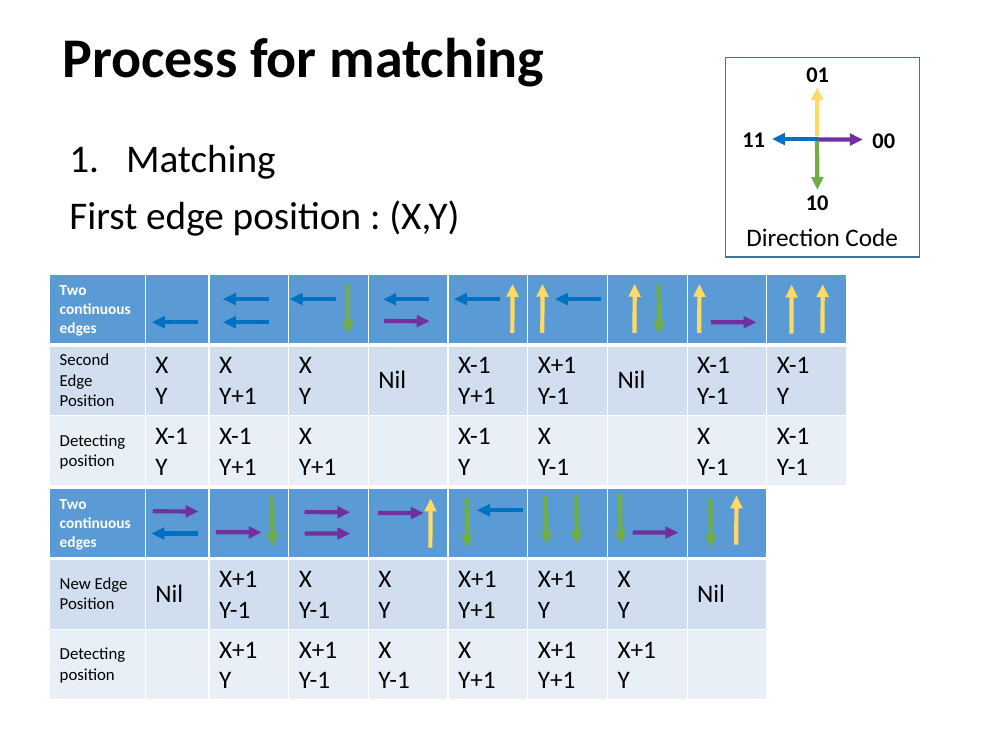
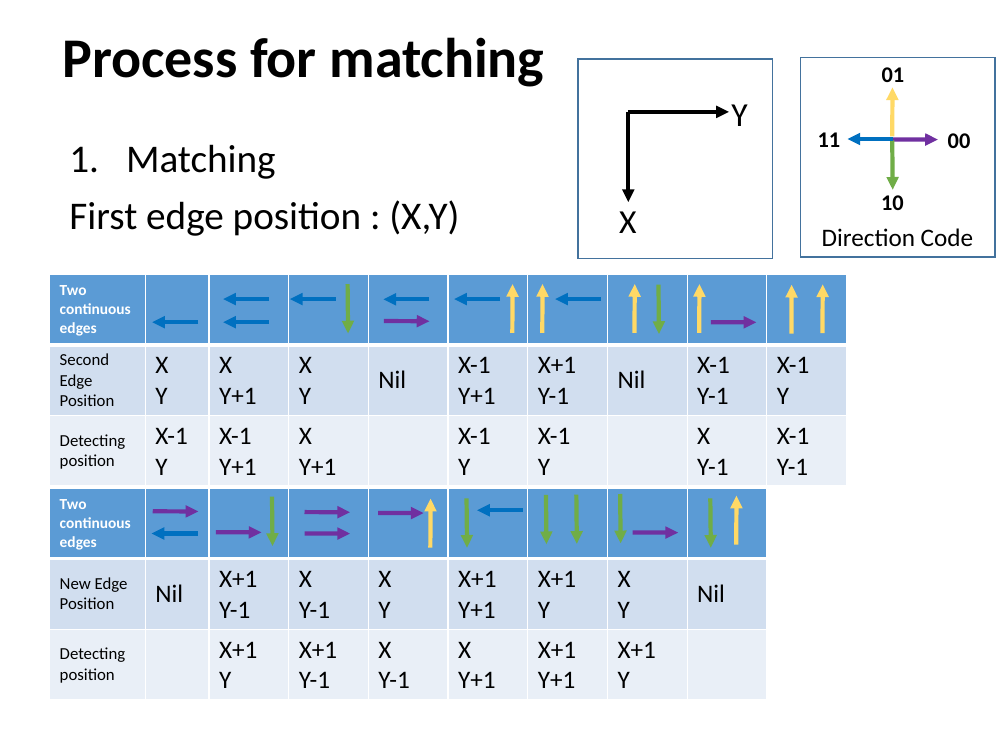
Before and after one commit to zjbthomas/Trax, a slide deck: slide 9 of Chessboard_representation.pptx (slide 8 before the commit). Drawn at 1008x756 pixels with LibreOffice and Linux fonts; fonts in the diff are those of the drawing. Boxes give left, top, right and bottom in pixels: in the first picture for what was removed or moved away, otherwise in the second. Text is boxed around its words. In the diff, an @@ line names an element or a change of style, - is before the commit and + after.

```diff
--- a/Chessboard_representation.pptx
+++ b/Chessboard_representation.pptx
@@ group added at (x1=578, y1=58, x2=772, y2=258): 2 arrows, 2 texts, 1 rectangle @@
+X
+Y
@@ 5 texts, 4 arrows, 1 rectangle moved together from (x1=726, y1=57, x2=920, y2=257) to (x1=800, y1=57, x2=995, y2=257) @@
@@ table at (x1=49, y1=274, x2=846, y2=486) @@
-row 3, column 7: X / Y-1
+row 3, column 7: X-1 / Y
```
Also in this commit, not shown: 3 slides added.
